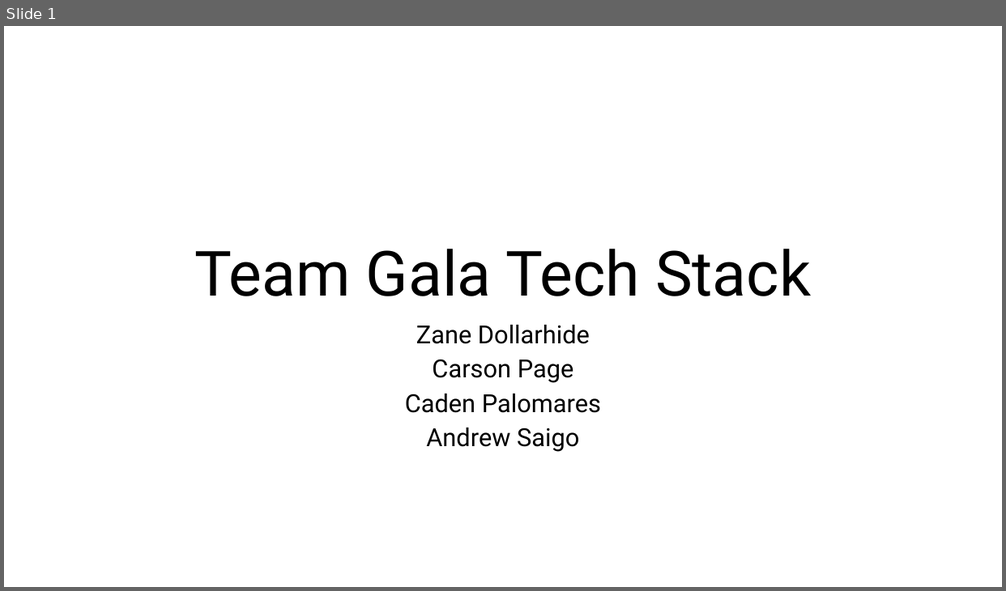
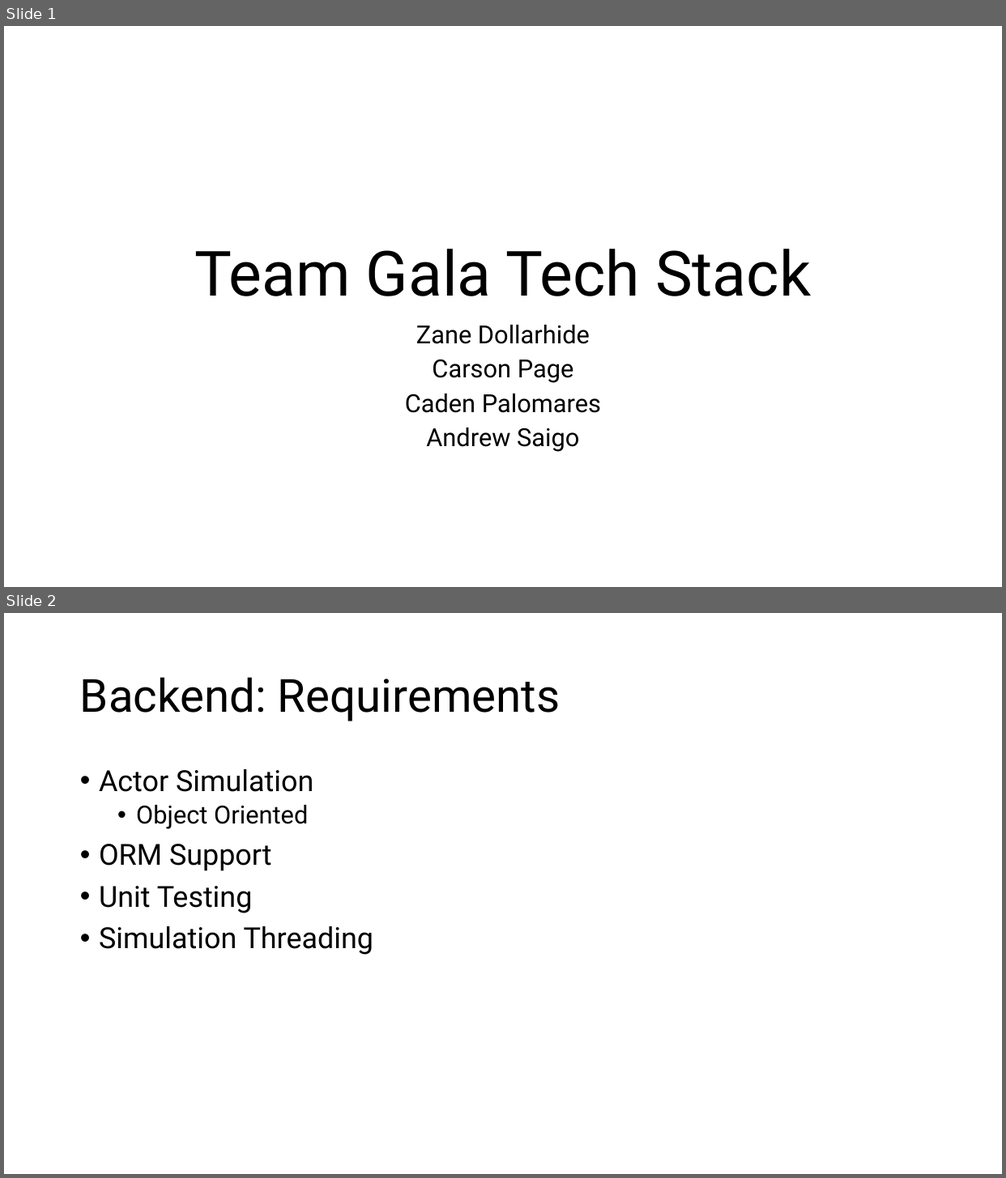
Before and after one commit to Team-Gala-JP/Team-Gala-JP, a slide deck: Team Gala Tech Stack.pptx. Shown one above the other, each under a label of ours: slide 1 before the commit, slides 1 and 2 after it. The pictures are 1006x591 and 1006x1178 pixels, drawn with LibreOffice and Linux fonts; fonts in the diff are those of the drawing. Boxes give left, top, right and bottom in pixels: in the first picture for what was removed or moved away, otherwise in the second. Text is boxed around its words. In the diff, an @@ line names an element or a change of style, - is before the commit and + after.

Commit message:
Start Backend Slides

```diff
--- a/Team Gala Tech Stack.pptx
+++ b/Team Gala Tech Stack.pptx
@@ slide 2 added at (x1=4, y1=613, x2=1002, y2=1174), background #FFFFFF @@
@@ title added at (x1=80, y1=677, x2=560, y2=722), 44 pt, text #000000 @@
+Backend: Requirements
@@ text added at (x1=99, y1=769, x2=374, y2=955), 28 pt, text #000000 @@
+• Actor Simulation
+  • Object Oriented
+• ORM Support
+• Unit Testing
+• Simulation Threading
```
Also in this commit, not shown: 1 other slide added.
